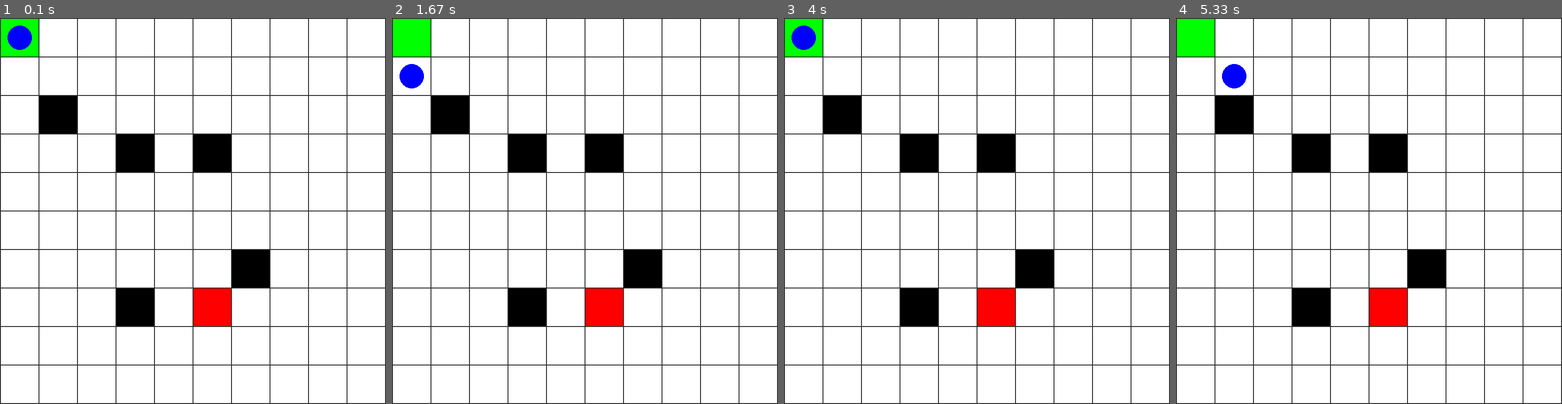
Above: before the commit, frames 1-4 (left to right).
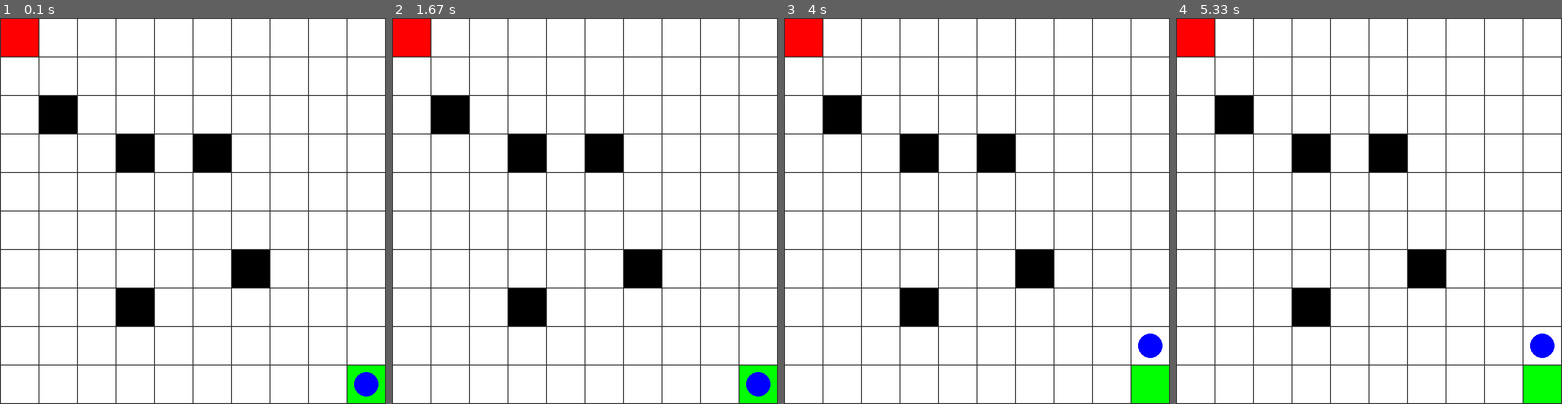
Above: after the commit, the same moments.

Repository: lpanerai/Q-Learning-GridWorld
Game: pygame game, started from main.py
Same seed, same stepped clock (60 frames per second), same inputs: the game is played once before the commit and once after it.
Inputs:
- Up to frame 1 (0.1 s): no input
- Up to frame 2 (1.67 s): no input
- Up to frame 3 (4 s): no input
- Up to frame 4 (5.33 s): no input

The runs differ from the first frame. In frame 1, 2.8% of the frame differs, in the area x 0-100%, y 0-100%; in frame 2, 3.2%; in frame 3, 3.2%; in frame 4, 3.5%.

Commit message:
small changes in main and utility, in order to stop the simulation at max 100 steps by the agent

Diff:
--- a/main.py
+++ b/main.py
@@ -5,7 +5,7 @@
 from pygame_visualizer import PygameGridWorld
 from utility import run_simulation
 
-env = GridWorldEnv(width=10, height=10, start=(0, 0), goal=(5, 7), obstacles=[(1, 2),(3, 3),(3,7),(5, 3),(6, 6)])
+env = GridWorldEnv(width=10, height=10, start=(9, 9), goal=(0, 0), obstacles=[(1, 2),(3, 3),(3,7),(5, 3),(6, 6)])
 agent = QLearningAgent(env, alpha=0.1, gamma=0.99, epsilon=0.25)
 
 episodes = 1000
--- a/utility.py
+++ b/utility.py
@@ -1,4 +1,5 @@
 # utility.py
+max_simulation_steps = 100
 
 def run_simulation(agent, env):
     stato_corrente = env.reset()
@@ -11,4 +12,4 @@
         percorso.append(stato_successivo)
         reward_list.append(reward)
         stato_corrente = stato_successivo
-    return percorso,reward_list
+    return percorso[:max_simulation_steps],reward_list[:max_simulation_steps]
